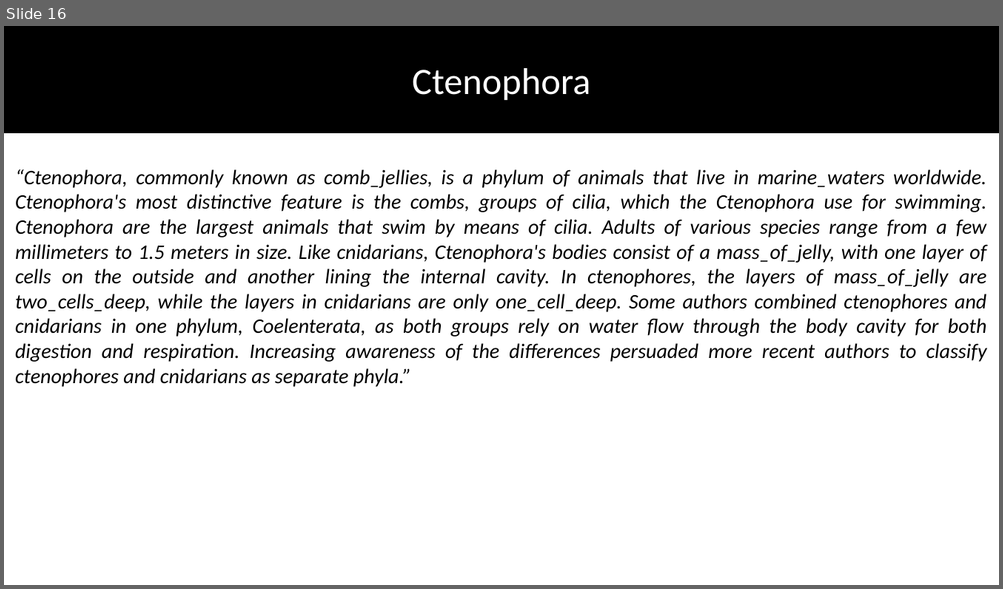
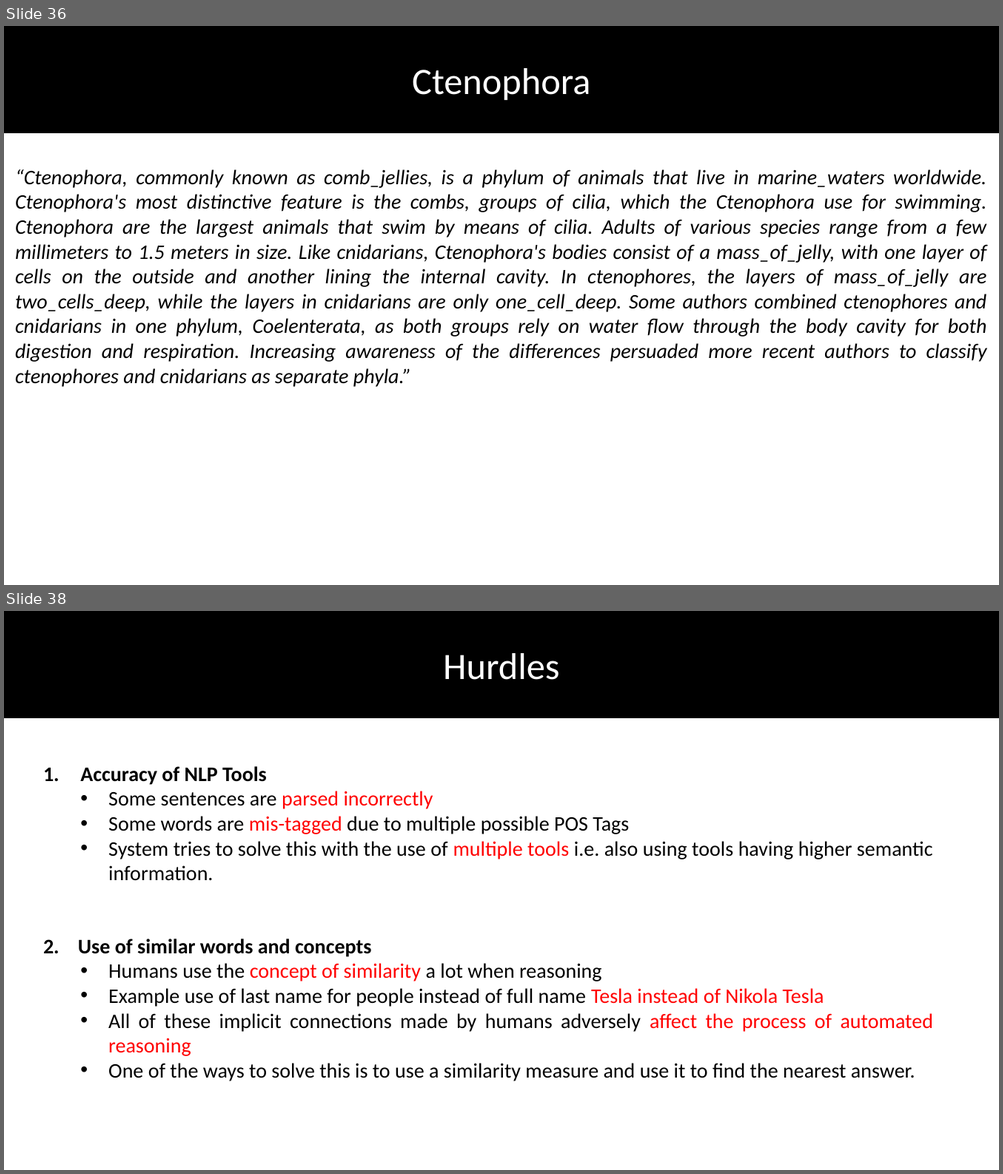
Before and after one commit to DhruvaPendharkar/thesis-project, a slide deck: Notes/ThesisPresentation.pptx. Shown one above the other, each under a label of ours: slide 16 before the commit, slides 36 and 38 after it; the slides between them are not shown. The pictures are 1003x589 and 1003x1174 pixels, drawn with LibreOffice and Linux fonts; fonts in the diff are those of the drawing. Boxes give left, top, right and bottom in pixels: in the first picture for what was removed or moved away, otherwise in the second. Text is boxed around its words. In the diff, an @@ line names an element or a change of style, - is before the commit and + after.

```diff
--- a/Notes/ThesisPresentation.pptx
+++ b/Notes/ThesisPresentation.pptx
@@ slide 38 added at bbox=[4, 611, 999, 1170], background #FFFFFF @@
@@ rectangle added at bbox=[4, 611, 999, 718], fill #000000, outline #000000 1 pt @@
@@ text added at bbox=[443, 653, 559, 680], 36 pt, text #FFFFFF @@
+Hurdles
@@ text added at bbox=[80, 766, 933, 881], 20 pt, text #000000 @@
+1. Accuracy of NLP Tools
+  • Some sentences are parsed incorrectly
+  • Some words are mis-tagged due to multiple possible POS Tags
+  • System tries to solve this with the use of multiple tools i.e. also using tools having higher semantic information.
@@ text added at bbox=[43, 939, 933, 1082], 20 pt, text #000000 @@
+2. Use of similar words and concepts
+  • Humans use the concept of similarity a lot when reasoning
+  • Example use of last name for people instead of full name Tesla instead of Nikola Tesla
+  • All of these implicit connections made by humans adversely affect the process of automated reasoning
+  • One of the ways to solve this is to use a similarity measure and use it to find the nearest answer.
@@ what was slide 16 is now slide 36 @@
```
Also in this commit, not shown: 2 slides changed, 12 other slides added.
